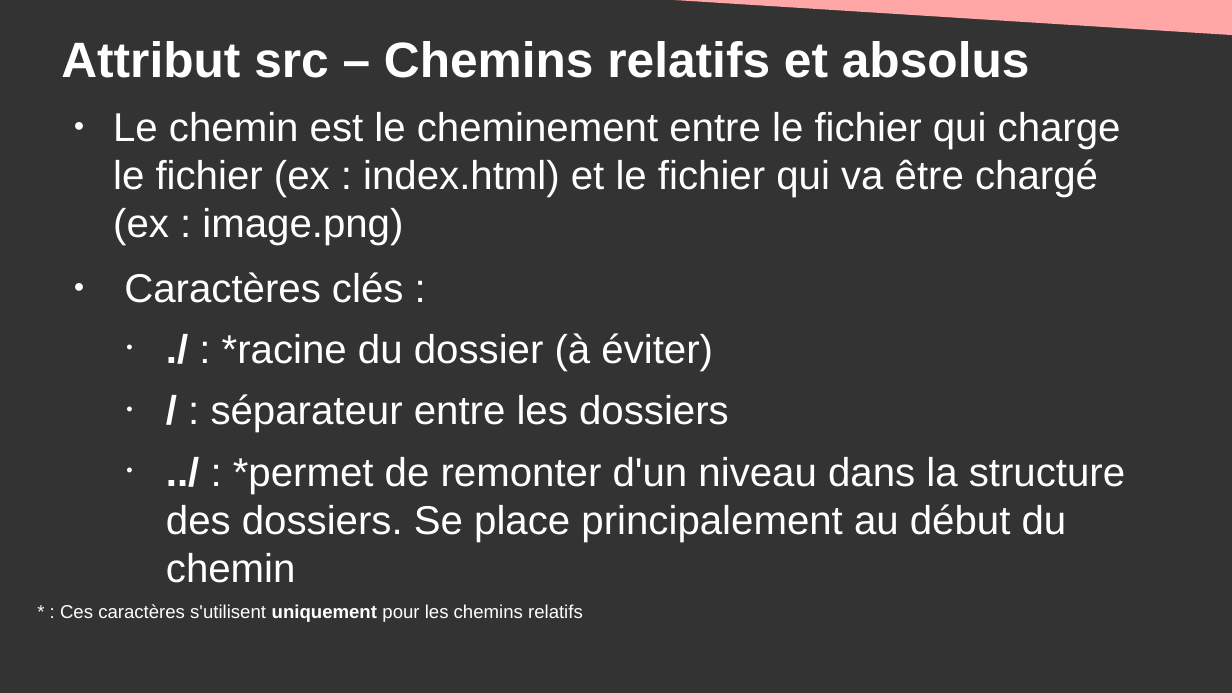
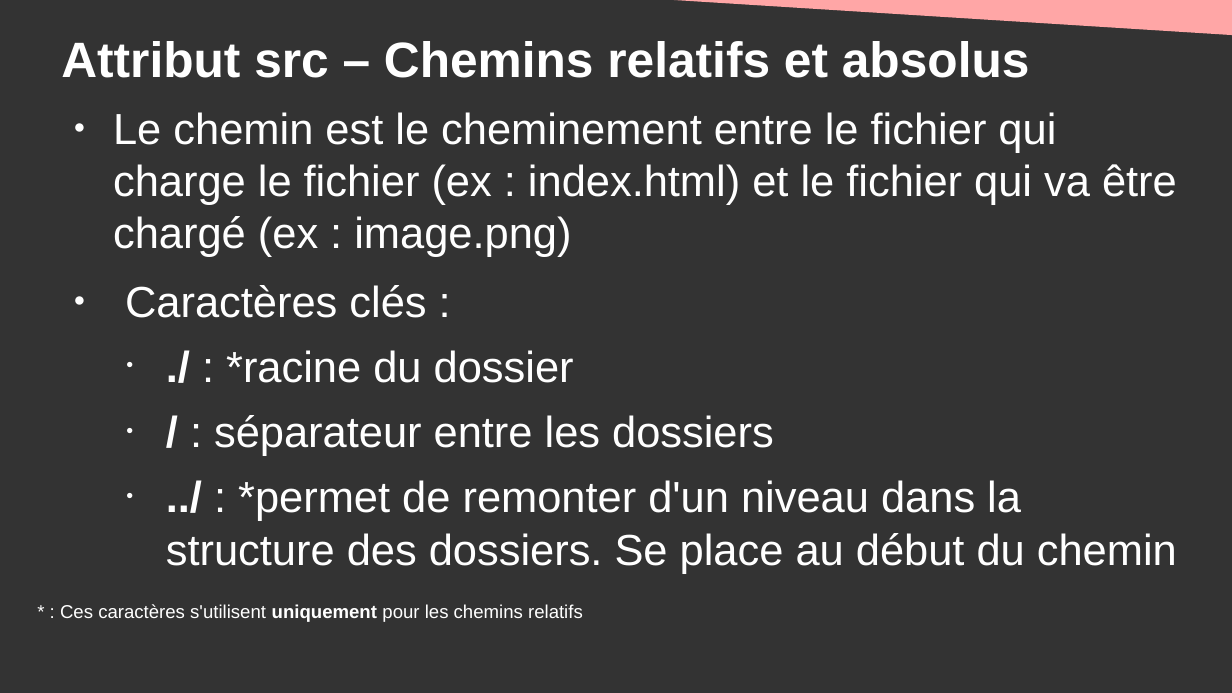
Before and after one commit to DanYellow/cours, a slide deck: slide 36 of integration-web-s1/travaux-pratiques/numero-1/presentation.odp (slide 35 before the commit). Drawn at 1232x693 pixels with LibreOffice and Linux fonts; fonts in the diff are those of the drawing. Boxes give left, top, right and bottom in pixels: in the first picture for what was removed or moved away, otherwise in the second. Text is boxed around its words. In the diff, an @@ line names an element or a change of style, - is before the commit and + after.

```diff
--- a/integration-web-s1/travaux-pratiques/numero-1/presentation.odp
+++ b/integration-web-s1/travaux-pratiques/numero-1/presentation.odp
@@ text at <box>113,112,1177,456</box>: size 25.9 to 28 pt in "Le chemin est le cheminement entre le ...", "Caractères clés :", "/ : séparateur entre les dossiers" @@
@@ text at <box>226,350,574,383</box>: text changed; size 25.9 to 28 pt @@
-  • ./ : *racine du dossier (à éviter)
+  • ./ : *racine du dossier
@@ text at <box>166,480,1177,574</box>: text changed; size 25.9 to 28 pt @@
-  • ../ : *permet de remonter d'un niveau dans la structure des dossiers. Se place principalement au début du chemin
+  • ../ : *permet de remonter d'un niveau dans la structure des dossiers. Se place au début du chemin
```
Also in this commit, not shown: 19 other slides changed, 1 slide added, 6 other files.
